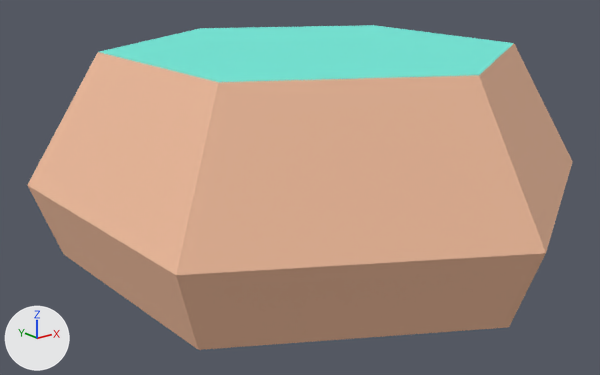
One commit to the glTF model assets/nature_kit/rock_smallG.glb: the scene before it, then after it.
Before and after are seen from a 50 mm camera at (-0.633, -0.766, 0.331) aimed at (-0.022, -0.001, 0.026). Lighting does not change. The marker at lower left points along +X, +Y and +Z. The picture after the commit comes second. Where no turn or scale is listed for an object, it has been applied to the vertices.

The first picture shows 'rock_smallG'.
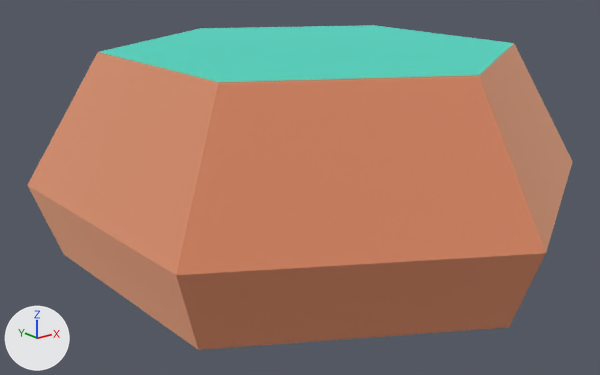
Edits to the bpy script that builds the scene:
```text
Change mat_dirt:
    mat_dirt.metallic: 0.05 -> 1.0
    mat_dirt.roughness: 0.85 -> 1.0
Change mat_grass:
    mat_grass.metallic: 0.05 -> 1.0
Remove ob_tmpparent:
    ob_tmpparent = bpy.data.objects.new('tmpParent', None)
    ob_tmpparent.location = (0.0, 0.0, 0.0)
```

Location of each change, [x1, y1, x2, y2] in pixels of the pictures (600 x 375 px):
'rock_smallG', surface changed: [27, 25, 573, 350] in both
